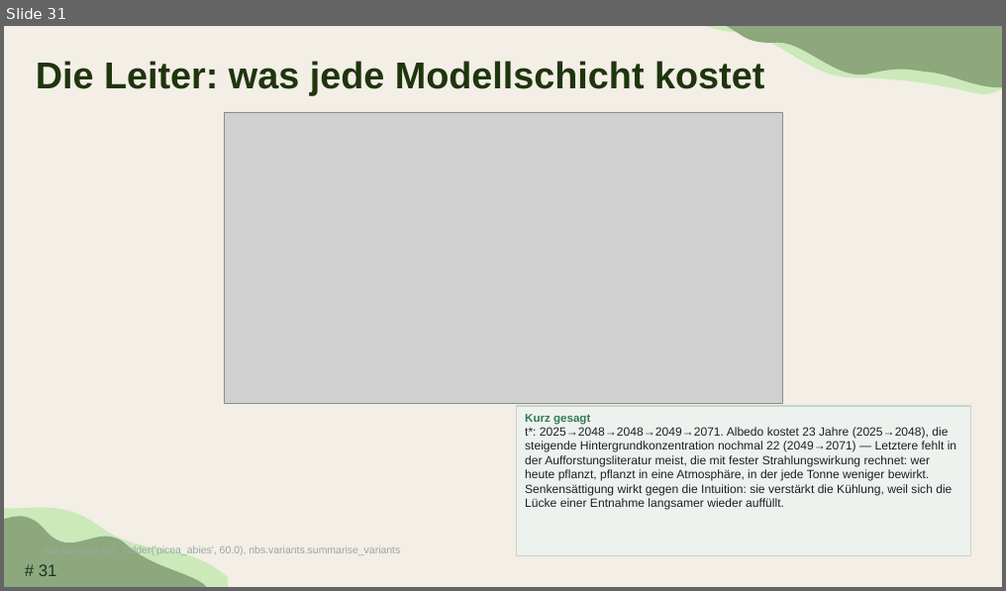
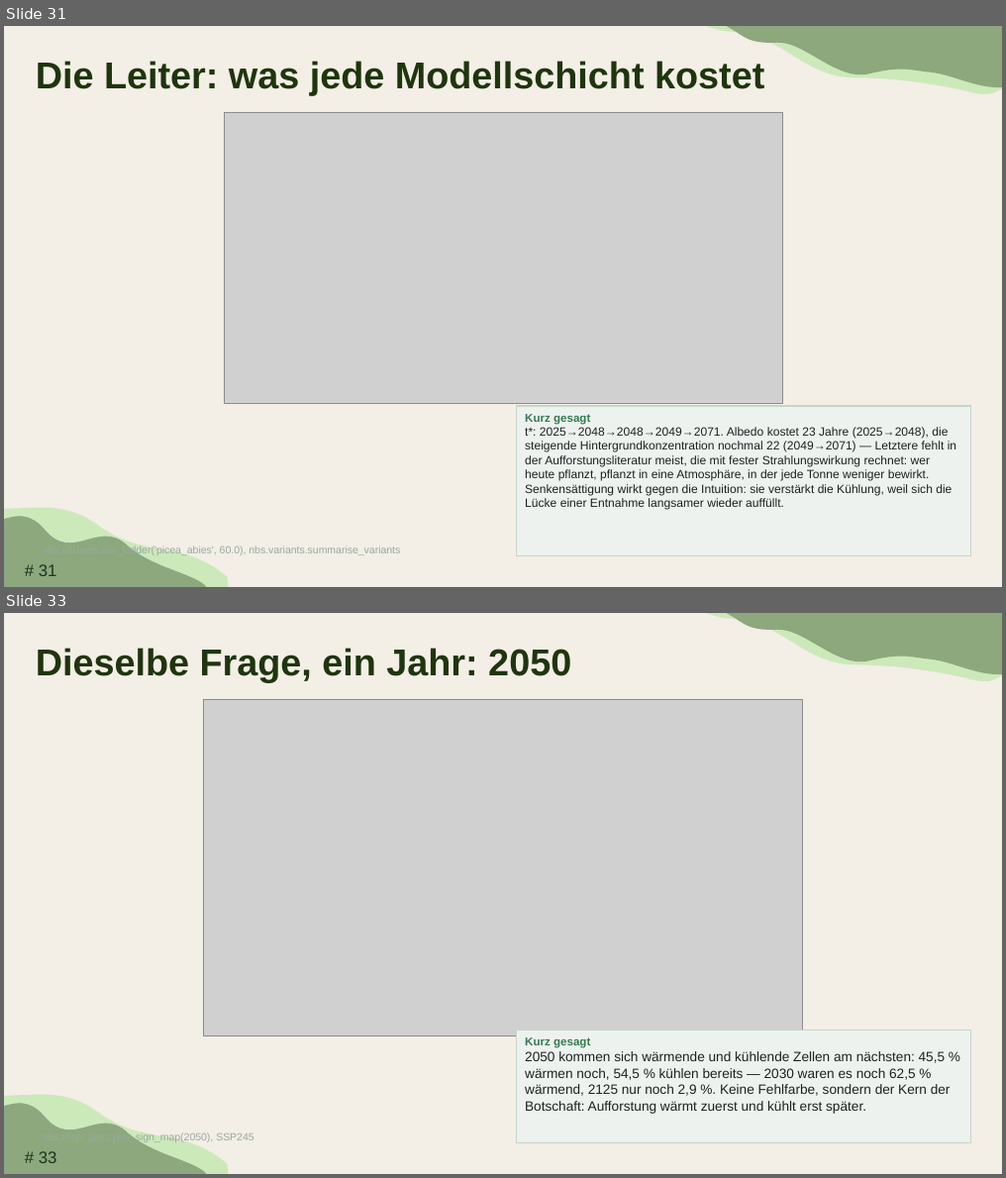
Before and after one commit to TimoDiepers/woodway, a slide deck: docs/slides/dissvortrag.pptx. Shown one above the other, each under a label of ours: slide 31 before the commit, slides 31 and 33 after it; the slides between them are not shown. The pictures are 1006x591 and 1006x1178 pixels, drawn with LibreOffice and Linux fonts; fonts in the diff are those of the drawing; grey boxes stand for pictures. Boxes give left, top, right and bottom in pixels: in the first picture for what was removed or moved away, otherwise in the second. Text is boxed around its words. In the diff, an @@ line names an element or a change of style, - is before the commit and + after.

```diff
--- a/docs/slides/dissvortrag.pptx
+++ b/docs/slides/dissvortrag.pptx
@@ slide 33 added at (4, 613, 1002, 1174), background #F3EEE6; not listed: 5 template elements that a slide beside it also shows @@
@@ title added at (36, 648, 571, 682), 36 pt, text #1F350D, bold @@
+Dieselbe Frage, ein Jahr: 2050
@@ picture added at (203, 699, 803, 1036) @@
@@ rectangle added at (516, 1031, 971, 1143), fill #EEF2EF, outline #C5D5CA 1 pt, 13 pt, text #1A2320 @@
+Kurz gesagt
+2050 kommen sich wärmende und kühlende Zellen am nächsten: 45,5 % wärmen noch, 54,5 % kühlen bereits — 2030 waren es noch 62,5 % wärmend, 2125 nur noch 2,9 %. Keine Fehlfarbe, sondern der Kern der Botschaft: Aufforstung wärmt zuerst und kühlt erst später.
@@ text added at (43, 1133, 253, 1144), 10 pt, text #9AA8A1 @@
+nbs.map_plots.plot_sign_map(2050), SSP245
```
Also in this commit, not shown: 4 other slides added.
